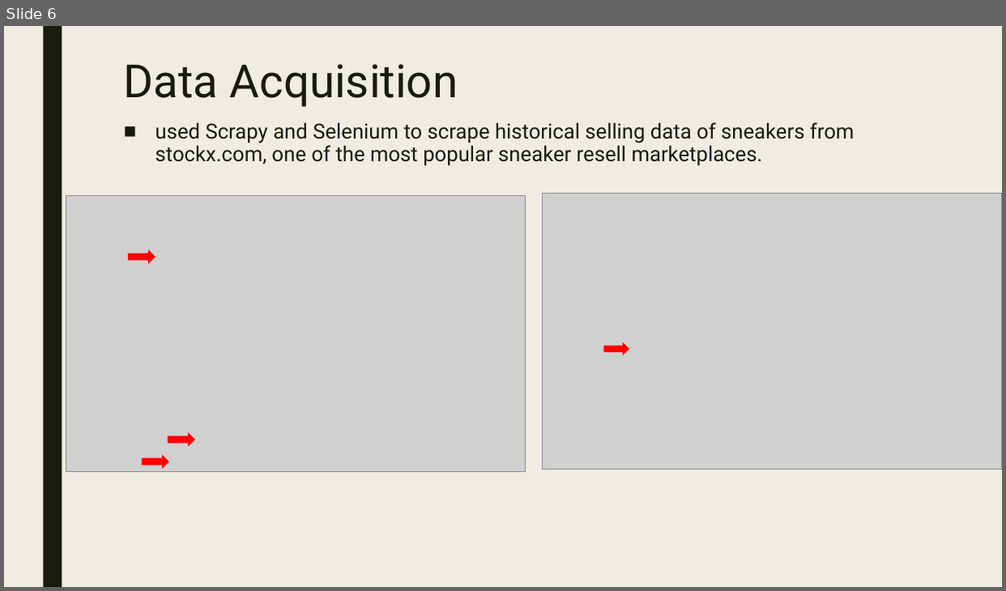
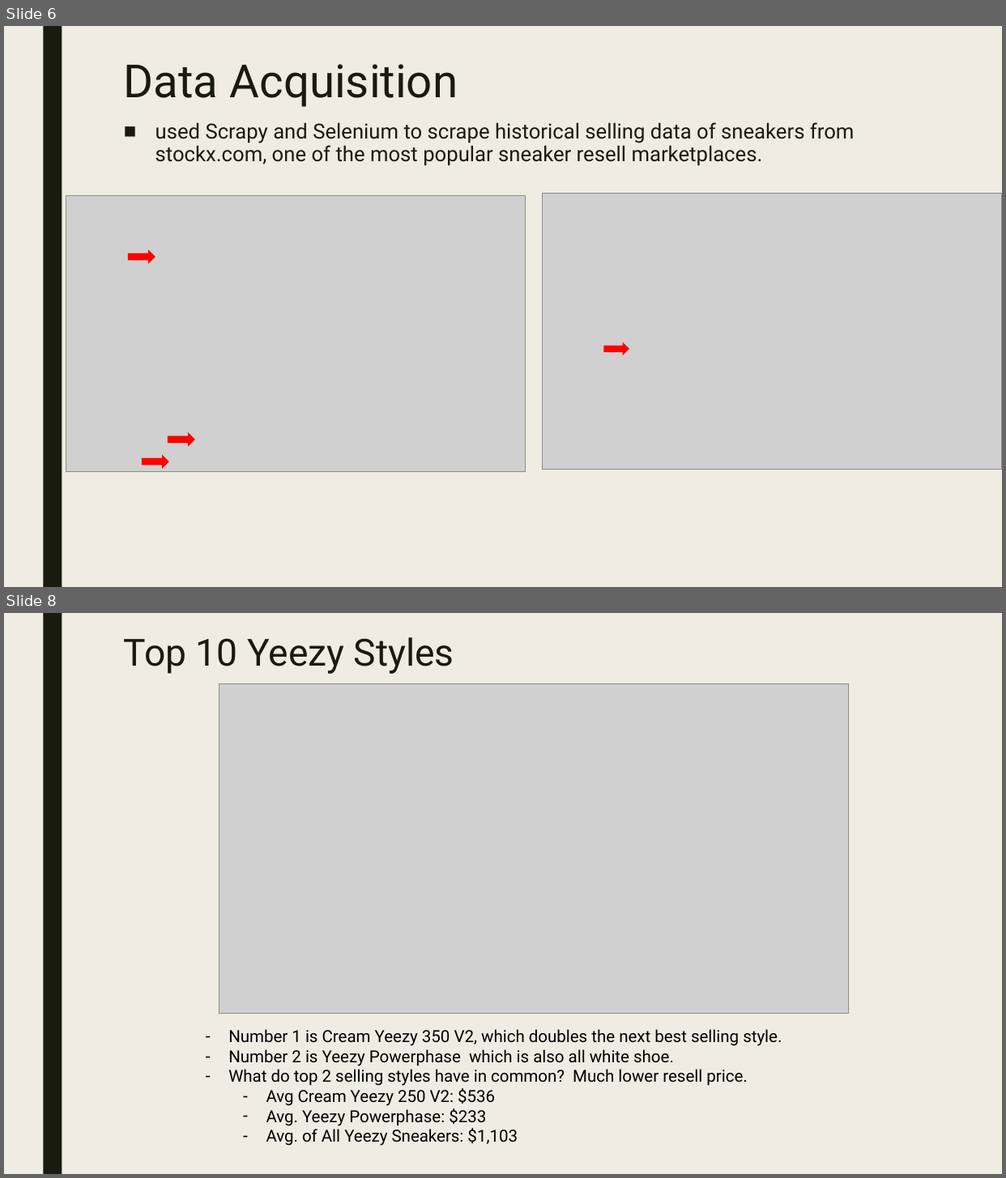
Before and after one commit to joshyoon/SneakerResellData, a slide deck: YeezyData.pptx. Shown one above the other, each under a label of ours: slide 6 before the commit, slides 6 and 8 after it; the slides between them are not shown. The pictures are 1006x591 and 1006x1178 pixels, drawn with LibreOffice and Linux fonts; fonts in the diff are those of the drawing; grey boxes stand for pictures. Boxes give left, top, right and bottom in pixels: in the first picture for what was removed or moved away, otherwise in the second. Text is boxed around its words. In the diff, an @@ line names an element or a change of style, - is before the commit and + after.

```diff
--- a/YeezyData.pptx
+++ b/YeezyData.pptx
@@ slide 8 added at bbox=[4, 613, 1002, 1174], background #EFEDE3; not listed: 1 template element that a slide beside it also shows @@
@@ title added at bbox=[124, 637, 454, 674], 36 pt, text #191B0E @@
+Top 10 Yeezy Styles
@@ picture added at bbox=[219, 684, 849, 1013] @@
@@ text added at bbox=[228, 1029, 782, 1146], 16 pt, text #000000 @@
+– Number 1 is Cream Yeezy 350 V2, which doubles the next best selling style.
+– Number 2 is Yeezy Powerphase which is also all white shoe.
+– What do top 2 selling styles have in common? Much lower resell price.
+  – Avg Cream Yeezy 250 V2: $536
+  – Avg. Yeezy Powerphase: $233
+  – Avg. of All Yeezy Sneakers: $1,103
```
Also in this commit, not shown: 2 slides changed, 12 other slides added, 1 slide removed, 1 other file.
